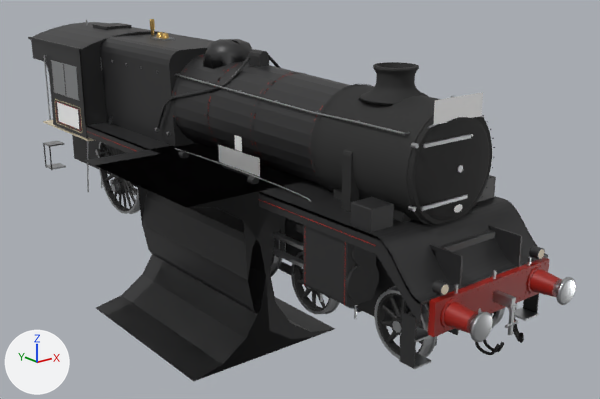
An edit to the glTF model public/models/engine_lod1.glb, drawn before and after from the same camera.
Both versions are drawn from a 50 mm camera at (-8.35, -11.98, 5.54) aimed at (0.5, -0.92, 1.12). The axes (+X, +Y, +Z) are drawn at lower left. The lights are the same throughout. The picture after the commit comes second. Where no turn or scale is listed for an object, it has been applied to the vertices. Vertices at exactly the same position are counted once.

Objects in the first picture: 'engine_static_decal_headboard', 'engine_static_decal_nameplate', 'engine_static_paint_black', 'engine_static_paint_red', 'engine_static_smokebox', 'engine_static_steel', 'ws_bogieFront_steel', 'ws_bogieFront_wheel', 'ws_bogieRear_wheel', 'ws_trail_wheel' and 14 more.
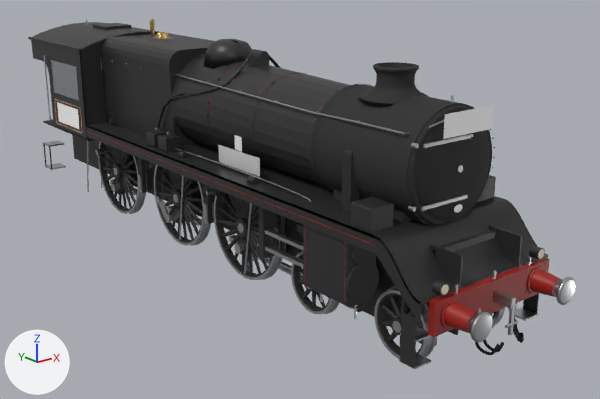
Where the newer file only moved an object's origin or applied its transform, the numbers keep the older frame.

Boxes (x1, y1, x2, y2) around the edits, measured in the pictures (600 x 399 px; the box of a moved part takes in the faces that stretch with it):
'engine_static_paint_black', reshaped
    before: (28, 22, 548, 381)
    after: (28, 22, 548, 368)
'engine_static_decal_headboard', moved
    before: (433, 92, 483, 125)
    after: (443, 105, 493, 139)
part 1 of me_engine_static_paint_black, added
    after: (146, 130, 167, 148)
part 2 of me_engine_static_paint_black, added
    after: (158, 134, 181, 153)
part 3 of me_engine_static_paint_black, deleted (black)
    before: (84, 143, 335, 381)
part 4 of me_engine_static_paint_black, moved or reshaped
    before: (158, 39, 281, 128)
    after: (157, 39, 252, 128)
'ws_lead_wheel', unchanged, uncovered by the edit
    after: (216, 191, 273, 277)
'ws_drive_wheel', unchanged, uncovered by the edit
    after: (156, 166, 203, 243)

The change, as a list of edits to the scene's bpy script:
```text
Change me_engine_static_paint_black:
    used by ob_engine_static_paint_black; location = (-0.58, 0.39, 1.48)
    remove me_engine_static_paint_black.from_pydata(...)  # 1850 vertices, 3235 faces; spans x -1.99..1.99, y -6.05..6.05, z -2.37..2.37
    add me_engine_static_paint_black.from_pydata(...)  # 1863 vertices, 3250 faces; spans x -0.83..1.99, y -6.05..6.05, z -1.18..2.37
    me_engine_static_paint_black part 1: the loose piece of 40 vertices spanning x -0.67..-0.27, y -4.97..-4.58, z 0.39..0.73 is copied, and the copy is scaled about its middle by (0.721, 0.751, 0.729), then moved by (0.02, 5.76, -0.02); it spans x -0.6..-0.3, y 0.83..1.13, z 0.42..0.67
    me_engine_static_paint_black part 2: the loose piece of 40 vertices spanning x -0.67..-0.27, y -4.97..-4.58, z 0.39..0.73 is copied, and the copy is scaled about its middle by (0.721, 0.749, 0.729), then moved by (0.02, 5.33, -0.02); it spans x -0.6..-0.3, y 0.41..0.7, z 0.42..0.67
    me_engine_static_paint_black part 3: the loose piece of 63 vertices spanning x -1.99..0.87, y -2.55..0.83, z -2.37..0.41 is deleted
    me_engine_static_paint_black part 4: 1 vertex moved from x -0.3, y 0.78, z 1.28 to x -0.3, y 0.9, z 1.13; 26 vertices removed from x -0.35..1.51, y -0.84..0.92, z 1.12..2.36; 22 vertices added at x -0.36..1.52, y -0.83..1.21, z 0.67..2.36
    other edits to the shape of me_engine_static_paint_black do not show in these pictures
Change ob_engine_static_decal_headboard:
    ob_engine_static_decal_headboard.location: (0.0, -4.87, 3.43) -> (0.0, -5.05, 3.28)
```
